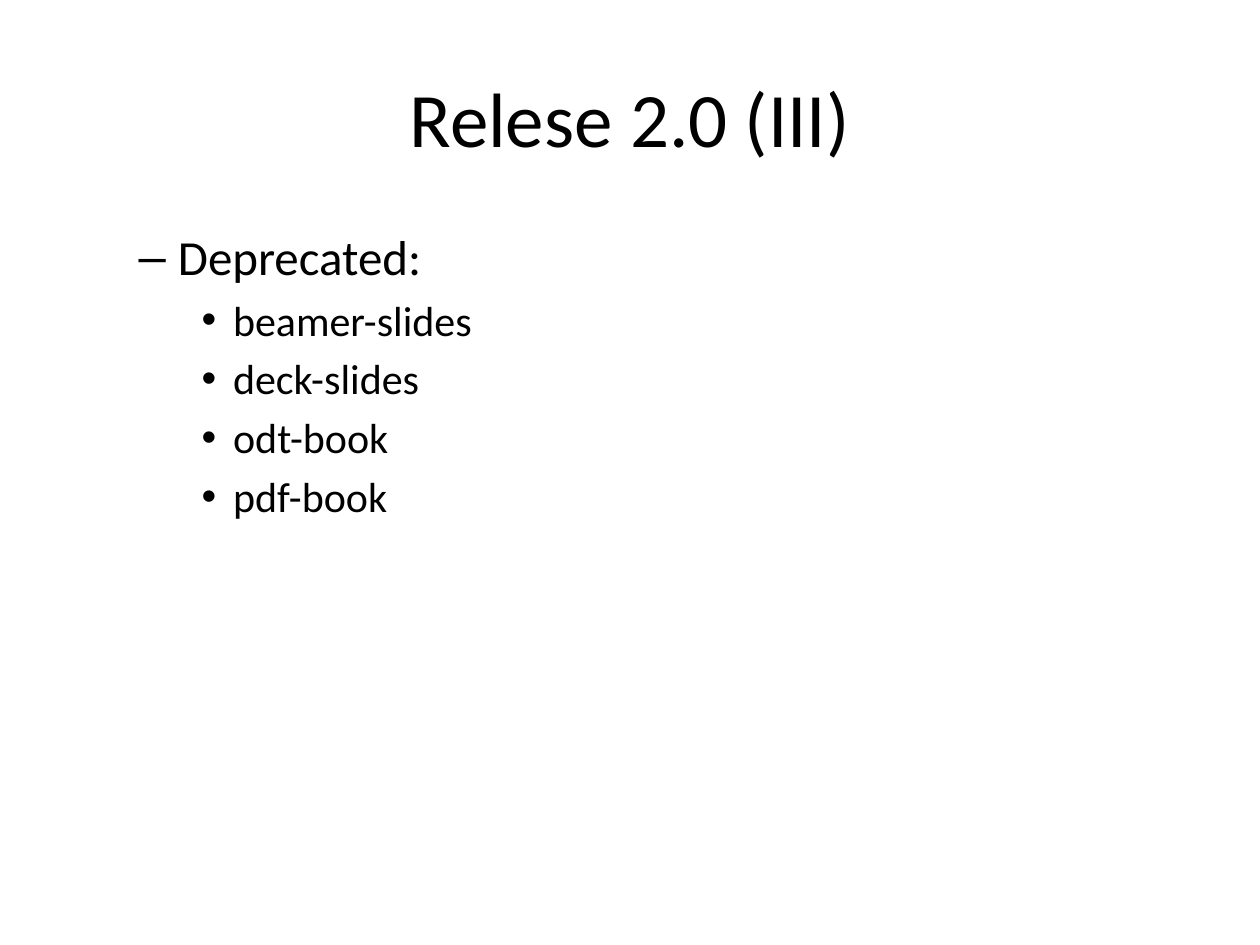
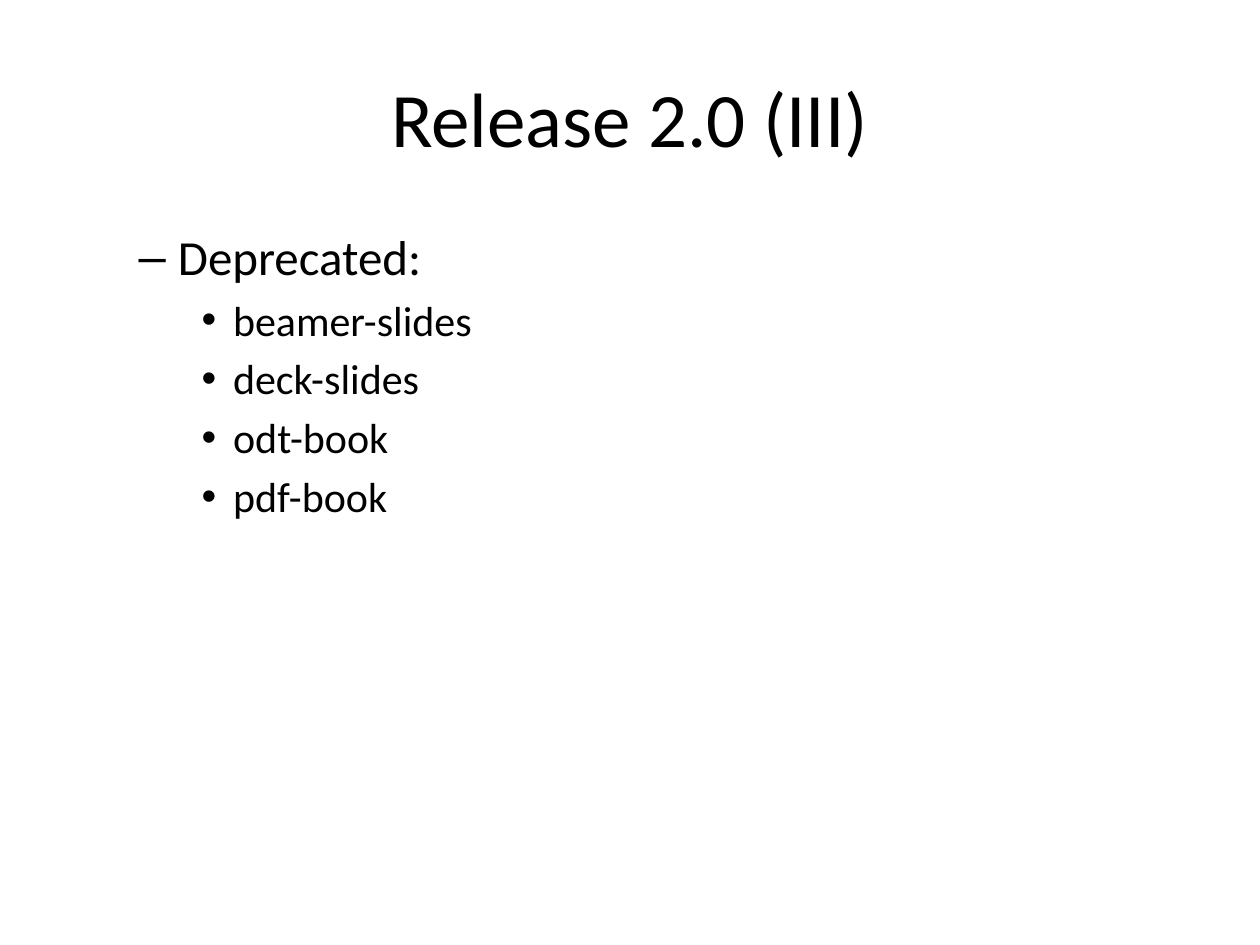
Before and after one commit to asanzdiego/markdownslides, a slide deck: slide 38 of doc/export/readme-slides-plus.pptx. Drawn at 1260x945 pixels with LibreOffice and Linux fonts; fonts in the diff are those of the drawing. Boxes give left, top, right and bottom in pixels: in the first picture for what was removed or moved away, otherwise in the second. Text is boxed around its words. In the diff, an @@ line names an element or a change of style, - is before the commit and + after.

```diff
--- a/doc/export/readme-slides-plus.pptx
+++ b/doc/export/readme-slides-plus.pptx
@@ title at <box>391,91,868,158</box>: text changed @@
-Relese 2.0 (III)
+Release 2.0 (III)
```
Also in this commit, not shown: 11 other slides changed, 24 other files.
